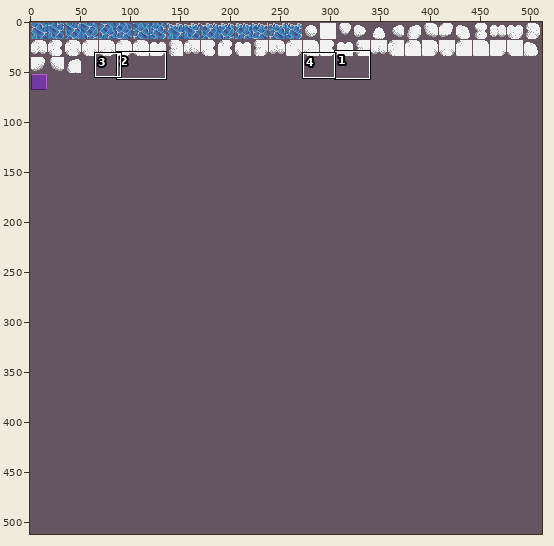
Edited in one commit: pixel-art file (Assets/Yaya/Artwork/Level/LevelFront.ase). The first picture is a wide view before the edit; the outline marks the close-up.
Close-up. Old version:
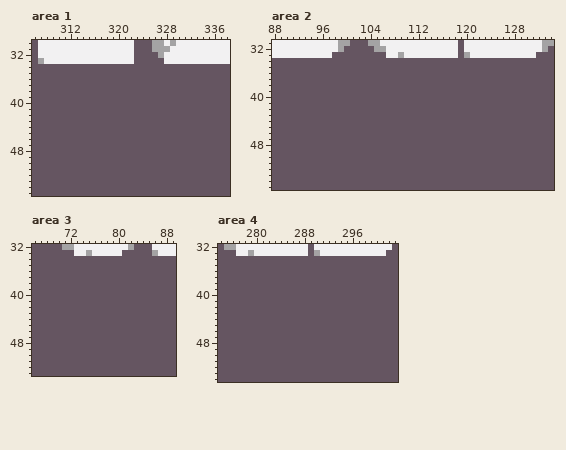
512x512 pixels, 1 frame. Colours within 5 levels of each other are drawn and written as one. Shown: area 1: x 306..338, y 30..55; area 2: x 88..134, y 31..55; area 3: x 66..89, y 32..53; area 4: x 274..303, y 32..54. The commit also changed other parts of the picture, which this record leaves out.
New version:
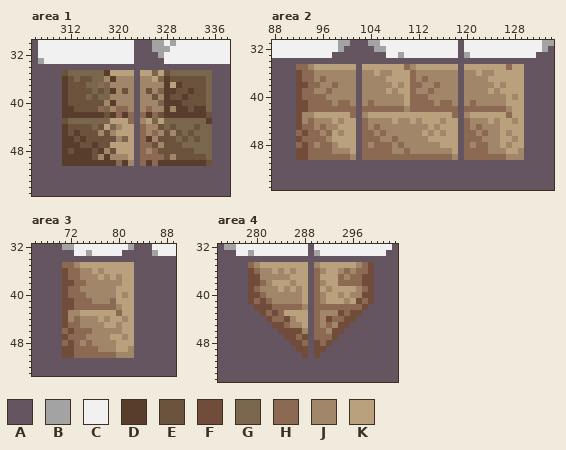
Palette (. is transparent): A #655561  B #a4a3a4  C #f2f1f2  D #583d2c  E #6a523c  F #724c3b  G #7a664c  H #8b6952  J #a28669  K #baa17e
The edit:
--- area 1, layer "Main"
@@ x 306..338 @@
 34 AAAAAAAAAAAAAAAAAAAAAAAAAAAAAAAAA
-35 AAAAAAAAAAAAAAAAAAAAAAAAAAAAAAAAA
-36 AAAAAAAAAAAAAAAAAAAAAAAAAAAAAAAAA
-37 AAAAAAAAAAAAAAAAAAAAAAAAAAAAAAAAA
-38 AAAAAAAAAAAAAAAAAAAAAAAAAAAAAAAAA
-39 AAAAAAAAAAAAAAAAAAAAAAAAAAAAAAAAA
-40 AAAAAAAAAAAAAAAAAAAAAAAAAAAAAAAAA
-41 AAAAAAAAAAAAAAAAAAAAAAAAAAAAAAAAA
-42 AAAAAAAAAAAAAAAAAAAAAAAAAAAAAAAAA
-43 AAAAAAAAAAAAAAAAAAAAAAAAAAAAAAAAA
-44 AAAAAAAAAAAAAAAAAAAAAAAAAAAAAAAAA
-45 AAAAAAAAAAAAAAAAAAAAAAAAAAAAAAAAA
-46 AAAAAAAAAAAAAAAAAAAAAAAAAAAAAAAAA
-47 AAAAAAAAAAAAAAAAAAAAAAAAAAAAAAAAA
-48 AAAAAAAAAAAAAAAAAAAAAAAAAAAAAAAAA
-49 AAAAAAAAAAAAAAAAAAAAAAAAAAAAAAAAA
-50 AAAAAAAAAAAAAAAAAAAAAAAAAAAAAAAAA
+35 AAAAAEGGGGGGDKKKKAKKGKEGGGGGGGAAA
+36 AAAAADEGEEGGJDJJJAJJKGDEEEEEEGAAA
+37 AAAAADEEEGGHGJJJJAJJJJDKDEEEEGAAA
+38 AAAAADEEEEGEGDJEJAJEJGDDEEDEEGAAA
+39 AAAAADEEEGEGGJJJJAJJEJDEEDEEEGAAA
+40 AAAAADEEEEEEJDJJJAJJJGDDDEEEEGAAA
+41 AAAAADDEEEEHGJHHJAJHJJDJDDEDDGAAA
+42 AAAAADDDDDDDEDHDHAHDHEDDDDDDDEAAA
+43 AAAAAEGGGGGGGKKKHAJKGKGGGGGGGDAAA
+44 AAAAADEEEEGEKGJKKAHJJEGEGGGEGGAAA
+45 AAAAADEDEEEJEJKKKAHJHJEJEGEGGGAAA
+46 AAAAADDEDEEEEEJGKAHDJEEEGEGEGGAAA
+47 AAAAADDDEEDEEKKKKAHHEJEEEGGGGGAAA
+48 AAAAADEDDDEDJEKKKAHJHEEEEEEGGGAAA
+49 AAAAADDDDDEJDJJJKAHHHHEJEEEEEGAAA
+50 AAAAADDDDDDDDDHDJAHDHDDDDDDDDEAAA
 51 AAAAAAAAAAAAAAAAAAAAAAAAAAAAAAAAA
--- area 2, layer "Main"
@@ x 88..134 @@
 34 AAAAAAAAAAAAAAAAAAAAAAAAAAAAAAAAAAAAAAAAAAAAAAA
-35 AAAAAAAAAAAAAAAAAAAAAAAAAAAAAAAAAAAAAAAAAAAAAAA
-36 AAAAAAAAAAAAAAAAAAAAAAAAAAAAAAAAAAAAAAAAAAAAAAA
-37 AAAAAAAAAAAAAAAAAAAAAAAAAAAAAAAAAAAAAAAAAAAAAAA
-38 AAAAAAAAAAAAAAAAAAAAAAAAAAAAAAAAAAAAAAAAAAAAAAA
-39 AAAAAAAAAAAAAAAAAAAAAAAAAAAAAAAAAAAAAAAAAAAAAAA
-40 AAAAAAAAAAAAAAAAAAAAAAAAAAAAAAAAAAAAAAAAAAAAAAA
-41 AAAAAAAAAAAAAAAAAAAAAAAAAAAAAAAAAAAAAAAAAAAAAAA
-42 AAAAAAAAAAAAAAAAAAAAAAAAAAAAAAAAAAAAAAAAAAAAAAA
-43 AAAAAAAAAAAAAAAAAAAAAAAAAAAAAAAAAAAAAAAAAAAAAAA
-44 AAAAAAAAAAAAAAAAAAAAAAAAAAAAAAAAAAAAAAAAAAAAAAA
-45 AAAAAAAAAAAAAAAAAAAAAAAAAAAAAAAAAAAAAAAAAAAAAAA
-46 AAAAAAAAAAAAAAAAAAAAAAAAAAAAAAAAAAAAAAAAAAAAAAA
-47 AAAAAAAAAAAAAAAAAAAAAAAAAAAAAAAAAAAAAAAAAAAAAAA
-48 AAAAAAAAAAAAAAAAAAAAAAAAAAAAAAAAAAAAAAAAAAAAAAA
-49 AAAAAAAAAAAAAAAAAAAAAAAAAAAAAAAAAAAAAAAAAAAAAAA
-50 AAAAAAAAAAAAAAAAAAAAAAAAAAAAAAAAAAAAAAAAAAAAAAA
+35 AAAAHHJKKKKKKKAKKKKKKKHJKKKKKKKAKKKKKKKHKKAAAAA
+36 AAAAFHHJJJJJJJAJJKJJKKKHJJJJJJJAJJKJJKKKKKAAAAA
+37 AAAAFHHJHJJJJJAJJJJKKKKHJHJJJJJAJJJJKKKKKKAAAAA
+38 AAAAFFHHJJHJJJAJJJJJKJKHHJJHJJJAJJJJJKJKKKAAAAA
+39 AAAAFHHJJHJJJJAJJJJKJKKHJJHJJJJAJJJJKJKKKKAAAAA
+40 AAAAFHHHHJJJJJAJJJJJJJKHHHJJJJJAJJJJJJJKJKAAAAA
+41 AAAAFFHHHHJHHJAJHJJJJJKHHHHJHHJAJHJJJJJKKKAAAAA
+42 AAAAFFHHHHHHHHAHHHHHHHJHHHHHHHHAHHHHHHHJKKAAAAA
+43 AAAAFJJKKKKKKHAJKKKKKKKKKKKKKKHAJKKKKKKHKKAAAAA
+44 AAAAFJHJJJKJKKAHJJJJKJJKJKKKJKKAHJJJKJKKJKAAAAA
+45 AAAAFHHJHJJKKKAHJHJJJJJJJJKJKKKAHJHJJJKKKKAAAAA
+46 AAAAHFHHJHKJKKAHHJHJJJJJJKJKJKKAHHJHJJKJKKAAAAA
+47 AAAAFHHHHJKKKKAHHHJJHJJJJJKKKKKAHHHJJJKKJKAAAAA
+48 AAAAHFHJHHJKKKAHJHHHJHJJJJJJKKKAHJHHJJKJKKAAAAA
+49 AAAAFFHHHHJJJKAHHHHHJJHJJJJJJJKAHHHHJJJKKJAAAAA
+50 AAAAFFHHHHHHHJAHHHHHHHHHHHHHHHJAHHHHHHHJJJAAAAA
 51 AAAAAAAAAAAAAAAAAAAAAAAAAAAAAAAAAAAAAAAAAAAAAAA
--- area 3, layer "Main"
@@ x 69..84 @@
 34 AAAAAAAAAAAAAAAA
-35 AAAAAAAAAAAAAAAA
-36 AAAAAAAAAAAAAAAA
-37 AAAAAAAAAAAAAAAA
-38 AAAAAAAAAAAAAAAA
-39 AAAAAAAAAAAAAAAA
-40 AAAAAAAAAAAAAAAA
-41 AAAAAAAAAAAAAAAA
-42 AAAAAAAAAAAAAAAA
-43 AAAAAAAAAAAAAAAA
-44 AAAAAAAAAAAAAAAA
-45 AAAAAAAAAAAAAAAA
-46 AAAAAAAAAAAAAAAA
-47 AAAAAAAAAAAAAAAA
-48 AAAAAAAAAAAAAAAA
-49 AAAAAAAAAAAAAAAA
-50 AAAAAAAAAAAAAAAA
+35 AAHHJKKKKKKKKKAA
+36 AAFHHJJKJKKKKKAA
+37 AAFHHJJJKJKJKKAA
+38 AAFFHHJJJJJJKKAA
+39 AAFHHJJJJJJKKKAA
+40 AAFHHHJJJJJKJKAA
+41 AAFFHHHJJJHKKKAA
+42 AAFFHHHHHHHJKKAA
+43 AAFJJKKKKKKHKKAA
+44 AAFJHJJJKJKKJKAA
+45 AAFHHJJJJKKJKKAA
+46 AAHFHHHJJJJJKKAA
+47 AAFHHHJJJJKKJKAA
+48 AAHFHJHJJJJKKKAA
+49 AAFFHHHHJJJKKJAA
+50 AAFFHHHHHHHJJJAA
 51 AAAAAAAAAAAAAAAA
--- area 4, layer "Main"
@@ x 274..303 @@
 34 AAAAAAAAAAAAAAAAAAAAAAAAAAAAAA
-35 AAAAAAAAAAAAAAAAAAAAAAAAAAAAAA
-36 AAAAAAAAAAAAAAAAAAAAAAAAAAAAAA
-37 AAAAAAAAAAAAAAAAAAAAAAAAAAAAAA
-38 AAAAAAAAAAAAAAAAAAAAAAAAAAAAAA
-39 AAAAAAAAAAAAAAAAAAAAAAAAAAAAAA
-40 AAAAAAAAAAAAAAAAAAAAAAAAAAAAAA
-41 AAAAAAAAAAAAAAAAAAAAAAAAAAAAAA
-42 AAAAAAAAAAAAAAAAAAAAAAAAAAAAAA
-43 AAAAAAAAAAAAAAAAAAAAAAAAAAAAAA
-44 AAAAAAAAAAAAAAAAAAAAAAAAAAAAAA
-45 AAAAAAAAAAAAAAAAAAAAAAAAAAAAAA
-46 AAAAAAAAAAAAAAAAAAAAAAAAAAAAAA
-47 AAAAAAAAAAAAAAAAAAAAAAAAAAAAAA
-48 AAAAAAAAAAAAAAAAAAAAAAAAAAAAAA
-49 AAAAAAAAAAAAAAAAAAAAAAAAAAAAAA
-50 AAAAAAAAAAAAAAAAAAAAAAAAAAAAAA
+35 AAAAAHJKKKKKKKKAJKKKKKKJHFAAAA
+36 AAAAAFHJJKJKJKKAHJKKJHJHHFAAAA
+37 AAAAAFFJJJJJKKKAHKKKHJHHFFAAAA
+38 AAAAAFFHJKKKJKKAHJKKHHHHFFAAAA
+39 AAAAAFHJJJKJKJKAHKJKKKKJHFAAAA
+40 AAAAAFFHJJJJJJKAHJKKJKJJFFAAAA
+41 AAAAAFHFHJJJJJKAHJKKKJKFHFAAAA
+42 AAAAAAFFFHHHHHJAHHHHHHHHFAAAAA
+43 AAAAAAAFHFHKKKKAHJJJFHFFAAAAAA
+44 AAAAAAAAFHHFJKKAHJFHHFFAAAAAAA
+45 AAAAAAAAAFFHJJKAHJHJFFAAAAAAAA
+46 AAAAAAAAAAFFFFJAHHJFFAAAAAAAAA
+47 AAAAAAAAAAAFFHFAHHHFAAAAAAAAAA
+48 AAAAAAAAAAAAFFHAFHFAAAAAAAAAAA
+49 AAAAAAAAAAAAAFFAFFAAAAAAAAAAAA
+50 AAAAAAAAAAAAAAFAFAAAAAAAAAAAAA
 51 AAAAAAAAAAAAAAAAAAAAAAAAAAAAAA
Where, in picture pixels (left, top, right, bottom), the same in both close-ups:
changed: (62, 70, 212, 166)
changed: (296, 64, 524, 160)
changed: (62, 262, 134, 358)
changed: (248, 262, 374, 358)
